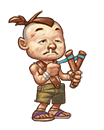
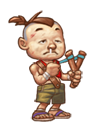
Before/after of a (104, 130) layered artwork. What changed in the layer stack:
painted on "16" over [37, 70, 52, 86]
painted on "17" over [44, 60, 61, 78]
painted on "15" over [29, 62, 44, 85]
painted on "18" over [34, 60, 66, 105]
painted on "20" over [34, 58, 62, 91]
painted on "22" over [67, 69, 83, 87]
painted on "24" over [60, 49, 87, 89]
painted on "31" over [51, 57, 71, 69]
painted on "25" over [60, 72, 75, 81]
painted on "23" over [50, 60, 67, 81]
painted on "28" over [30, 110, 55, 122]
painted on "27" over [34, 101, 50, 116]
painted on "26" over [40, 92, 50, 106]
painted on "30" over [47, 108, 72, 119]
painted on "29" over [48, 102, 61, 114]
painted on "11" over [52, 91, 62, 108]
painted on "12" over [8, 10, 66, 65]
